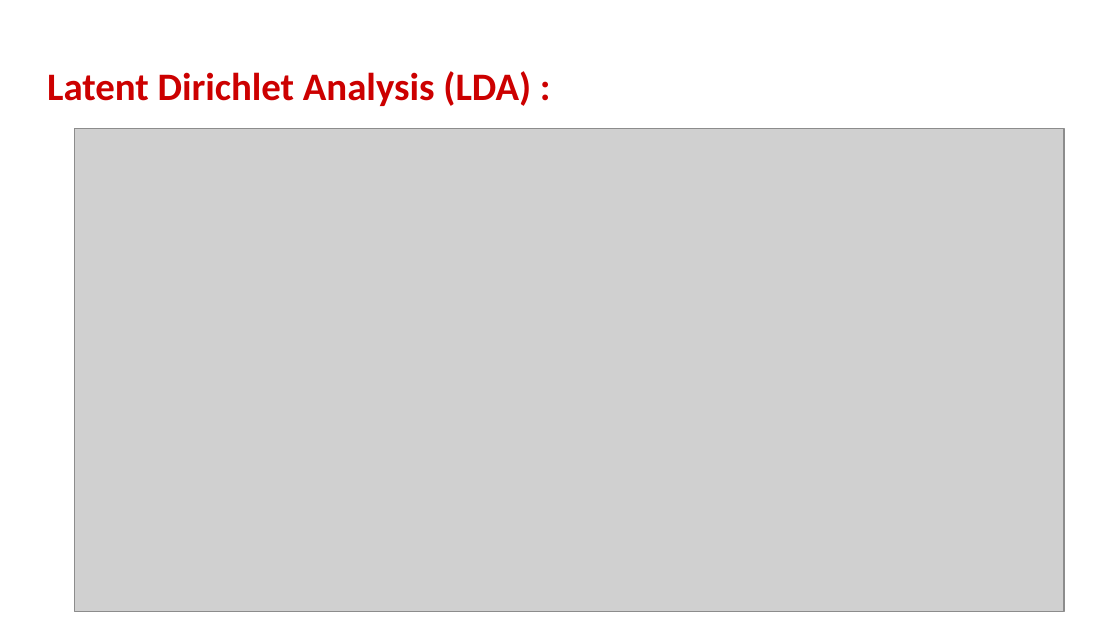
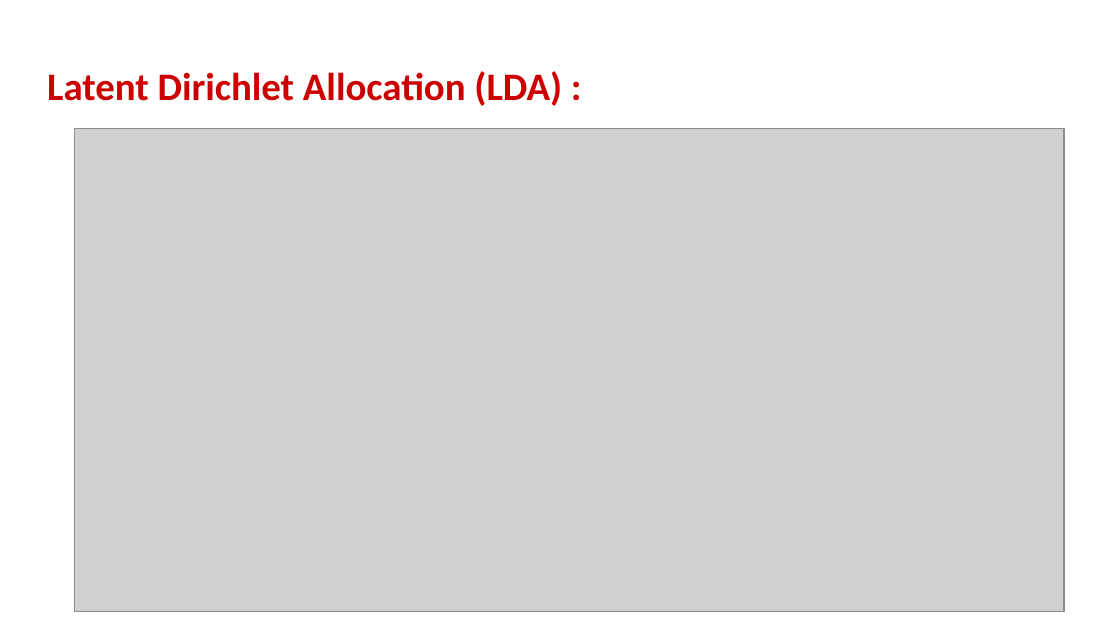
Before and after one commit to Prasad-Khedkar/Topic_Modelling_on_News_Articles, a slide deck: slide 18 of Topic Modelling on News Articles.pptx. Drawn at 1120x630 pixels with LibreOffice and Linux fonts; fonts in the diff are those of the drawing; grey boxes stand for pictures; background and template pictures are left out. Boxes give left, top, right and bottom in pixels: in the first picture for what was removed or moved away, otherwise in the second. Text is boxed around its words. In the diff, an @@ line names an element or a change of style, - is before the commit and + after.

```diff
--- a/Topic Modelling on News Articles.pptx
+++ b/Topic Modelling on News Articles.pptx
@@ title at [47,71,562,106]: text changed @@
-Latent Dirichlet Analysis (LDA) :
+Latent Dirichlet Allocation (LDA) :
```
Also in this commit, not shown: 2 other slides changed.
